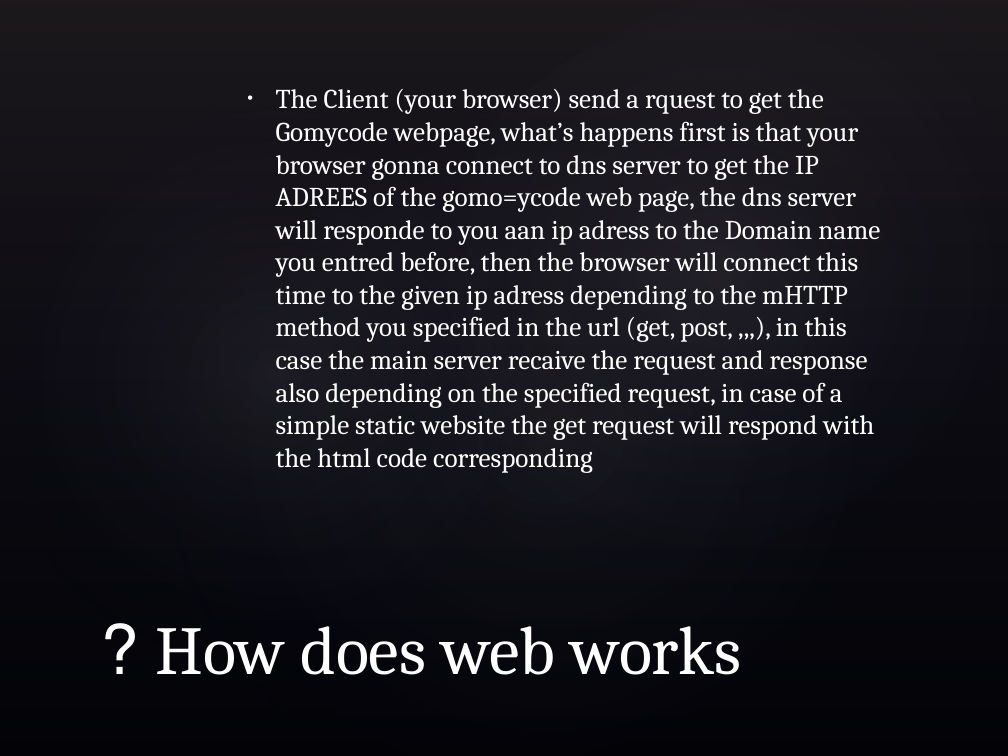
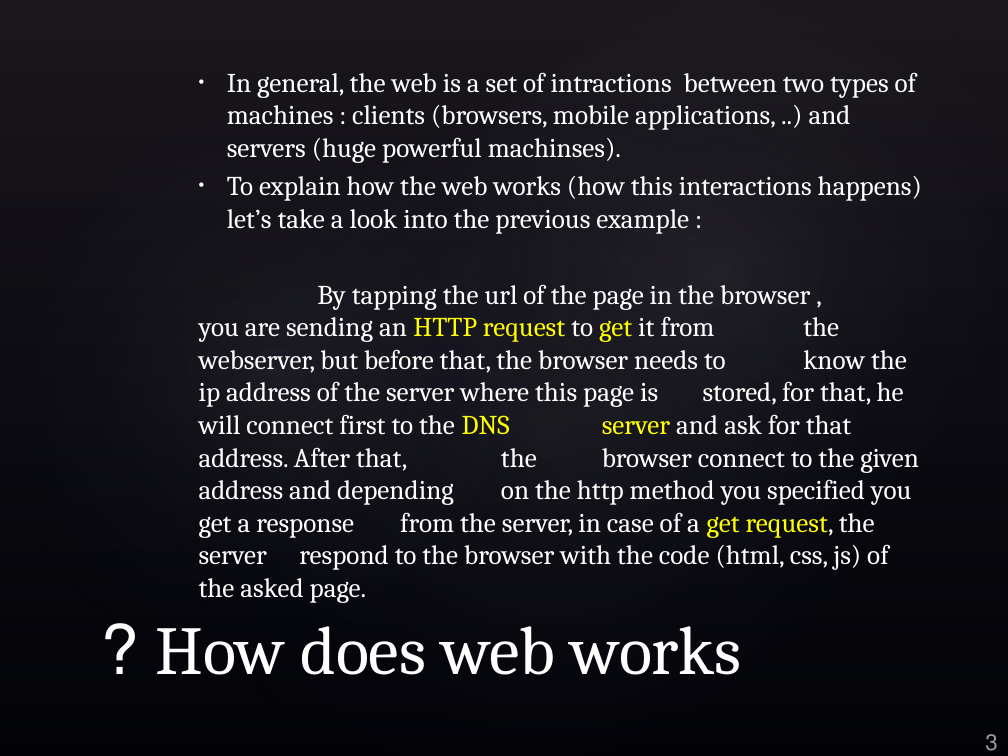
Before and after one commit to Hindoucha/GoMyCode-Checkpoints-, a slide deck: slide 3 of Web fundamentals.pptx. Drawn at 1008x756 pixels with LibreOffice and Linux fonts; fonts in the diff are those of the drawing; background and template pictures are left out. Boxes give left, top, right and bottom in pixels: in the first picture for what was removed or moved away, otherwise in the second. Text is boxed around its words. In the diff, an @@ line names an element or a change of style, - is before the commit and + after.

```diff
--- a/Web fundamentals.pptx
+++ b/Web fundamentals.pptx
@@ text at [199, 72, 922, 603]: text changed @@
-• The Client (your browser) send a rquest to get the Gomycode webpage, what’s happens first is that your browser gonna connect to dns server to get the IP ADREES of the gomo=ycode web page, the dns server will responde to you aan ip adress to the Domain name you entred before, then the browser will connect this time to the given ip adress depending to the mHTTP method you specified in the url (get, post, ,,,), in this case the main server recaive the request and response also depending on the specified request, in case of a simple static website the get request will respond with the html code corresponding
+• In general, the web is a set of intractions between two types of machines : clients (browsers, mobile applications, ..) and servers (huge powerful machinses).
+• To explain how the web works (how this interactions happens) let’s take a look into the previous example :
+By tapping the url of the page in the browser , you are sending an HTTP request to get it from the webserver, but before that, the browser needs to know the ip address of the server where this page is stored, for that, he will connect first to the DNS server and ask for that address. After that, the browser connect to the given address and depending on the http method you specified you get a response from the server, in case of a get request, the server respond to the browser with the code (html, css, js) of the asked page.
@@ page number added at [985, 734, 997, 751], 16 pt, text #FFFFFF at 60% opacity @@
+3
```
Also in this commit, not shown: 4 other slides changed.
